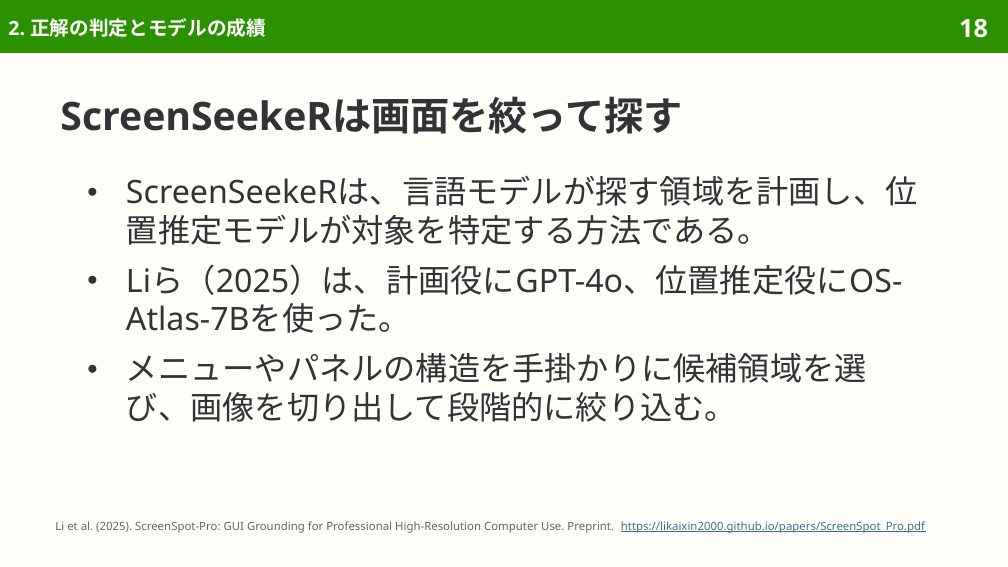
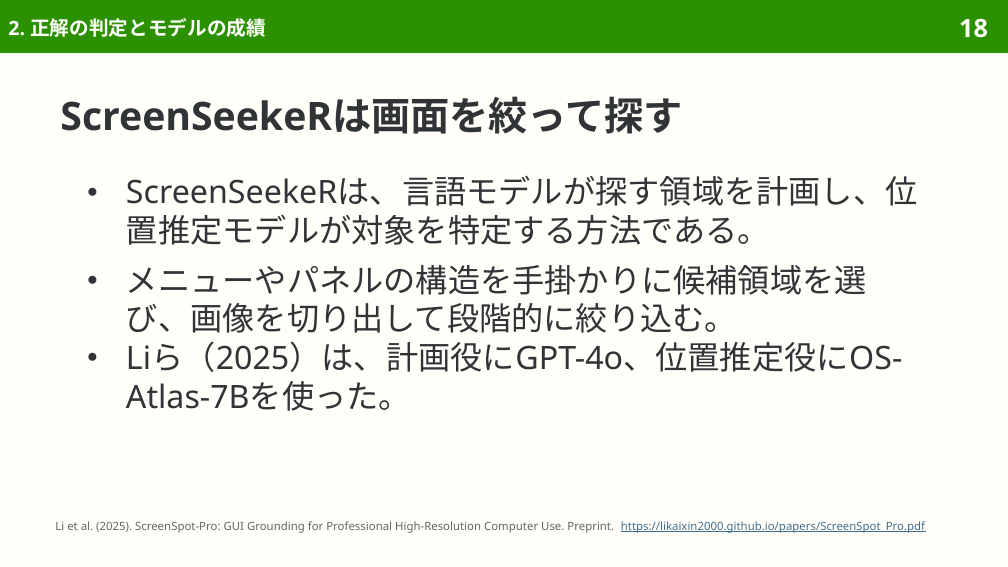
Before and after one commit to sasakiy84/datasets-in-10-minutes, a slide deck: slide 18 of slides/datasets-in-10-minutes-screenspot-pro.pptx. Drawn at 1008x567 pixels with LibreOffice and Linux fonts; fonts in the diff are those of the drawing. Boxes give left, top, right and bottom in pixels: in the first picture for what was removed or moved away, otherwise in the second. Text is boxed around its words. In the diff, an @@ line names an element or a change of style, - is before the commit and + after.

Commit message:
Proofread screenspot-pro slides page by page with Gemini

```diff
--- a/slides/datasets-in-10-minutes-screenspot-pro.pptx
+++ b/slides/datasets-in-10-minutes-screenspot-pro.pptx
@@ text at <box>126,265,867,333</box>: paragraph added @@
+● メニューやパネルの構造を手掛かりに候補領域を選び、画像を切り出して段階的に絞り込む。
@@ text at <box>126,353,867,422</box>: paragraph removed @@
-● メニューやパネルの構造を手掛かりに候補領域を選び、画像を切り出して段階的に絞り込む。
```
Also in this commit, not shown: 11 other slides changed, 7 other files.
